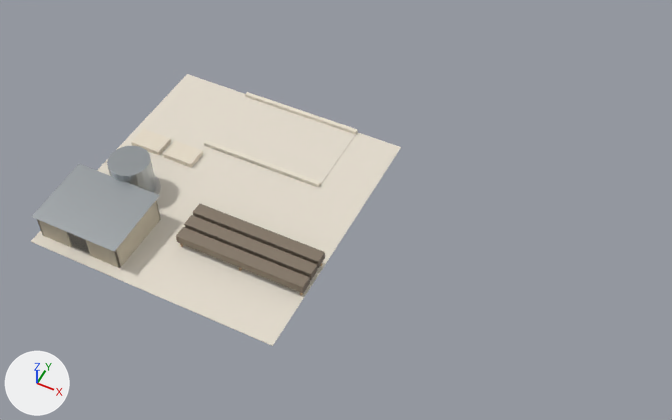
One commit to the glTF model models/infrastructure.glb: the scene before it, then after it.
The view is the same before and after, from a camera (50 mm lens) standing at (35.9, -34.9, 60.8) and looking at (12.0, 13.0, 0.9). Arrows for +X, +Y and +Z are at lower left; the lights stay in place. The first picture is the older version. Where no turn or scale is listed for an object, it has been applied to the vertices. Vertices at exactly the same position are counted once.

The first picture shows 'board and batten', 'bronze', 'dirt', 'gravel', 'standing-seam metal', 'stone' and 1 more.
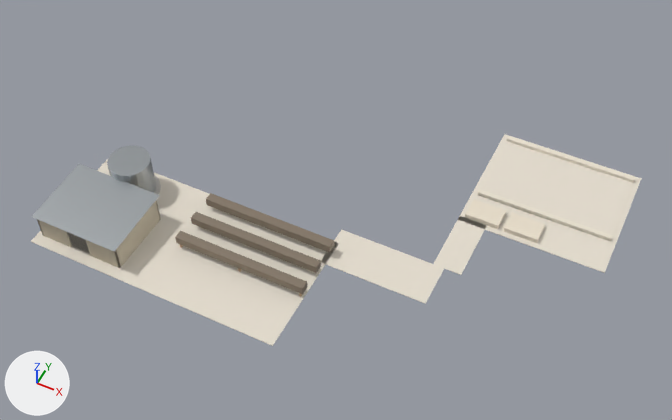
Boxes (x1, y1, x2, y2) around the edits, measured in the pictures (672 x 420 px; the box of a moved part takes in the faces that stretch with it):
'gravel', reshaped (65% wider, 22% shorter): before (31, 74, 401, 346); after (31, 134, 641, 346)
'bronze', reshaped (7% wider, 13% taller): before (176, 204, 325, 293); after (175, 193, 334, 294)
'stone', moved: before (204, 92, 358, 187); after (478, 136, 635, 241)
'dirt', moved: before (132, 129, 203, 168); after (465, 199, 545, 243)
part 1 of me_gravel, moved or reshaped: before (207, 97, 356, 187); after (321, 229, 444, 304)
part 2 of me_gravel, added (pale yellow): after (433, 217, 487, 275)
part 3 of me_gravel, added (pale yellow): after (458, 134, 641, 273)
part 4 of me_gravel, added (pale yellow): after (480, 141, 633, 241)
part 5 of me_gravel, moved or reshaped: before (31, 74, 401, 346); after (31, 159, 336, 346)
part 6 of me_bronze, moved or reshaped: before (176, 227, 310, 293); after (175, 231, 307, 294)
part 7 of me_bronze, moved or reshaped: before (184, 215, 317, 280); after (191, 212, 321, 273)
part 8 of me_bronze, moved or reshaped: before (193, 204, 325, 268); after (206, 193, 334, 253)

What changed in the scene script:
```text
Change me_gravel:
    used by ob_gravel; location = (0.0, 0.0, 0.0)
    remove me_gravel.from_pydata(...)  # 20 vertices, 32 faces; spans x -10.0..13.5, y -1.0..23.5, z -0.1..0.1
    add me_gravel.from_pydata(...)  # 50 vertices, 80 faces; spans x -10.0..34.5, y -1.0..29.5, z -0.1..0.1
    me_gravel part 1: the loose piece of 10 vertices spanning x -3.0..9.0, y 15.5..23.5, z 0.0..0.1 is scaled about its middle by (0.792, 0.5, 0.833), then moved by (14.8, -9.5, -0.1)
    me_gravel part 2: the loose piece of 10 vertices spanning x -3.0..9.0, y 15.5..23.5, z 0.0..0.1 is copied, and the copy is scaled about its middle by (0.208, 0.75, 0.833), then moved by (19.7, -4.5, -0.1); it spans x 21.5..24.0, y 12.0..18.0, z -0.1..0.0
    me_gravel part 3: the loose piece of 10 vertices spanning x -3.0..9.0, y 15.5..23.5, z 0.0..0.1 is copied, and the copy is scaled about its middle by (1.08, 1.5, 0.833), then moved by (25.0, 4.0, -0.1); it spans x 21.5..34.5, y 17.5..29.5, z -0.1..0.0
    me_gravel part 4: the loose piece of 10 vertices spanning x -3.0..9.0, y 15.5..23.5, z 0.0..0.1 is copied, and the copy is moved by (25.0, 5.5, 0.0); it spans x 22.0..34.0, y 21.0..29.0, z 0.0..0.1
    me_gravel part 5: 6 vertices removed from x -10.0..13.5, y 11.2..23.5, z -0.1..0.0; 6 vertices added at x -10.0..13.5, y 4.8..10.5, z -0.1..0.0
Change me_bronze:
    used by ob_bronze; location = (0.0, 0.0, 0.0)
    remove me_bronze.from_pydata(...)  # 30 vertices, 54 faces; spans x 1.5..13.5, y 4.1..7.9, z 0.6..1.7
    add me_bronze.from_pydata(...)  # 30 vertices, 54 faces; spans x 1.5..13.5, y 4.0..9.6, z 0.6..1.35
    me_bronze part 6: the loose piece of 10 vertices spanning x 1.5..13.5, y 4.1..5.23, z 0.6..1.4 is scaled about its middle by (1, 0.706, 0.938), then moved by (0.0, -0.27, -0.02)
    me_bronze part 7: the loose piece of 10 vertices spanning x 1.5..13.5, y 5.43..6.57, z 0.75..1.55 is scaled about its middle by (1, 0.706, 0.938), then moved by (0.0, 0.8, -0.17)
    me_bronze part 8: the loose piece of 10 vertices spanning x 1.5..13.5, y 6.77..7.9, z 0.9..1.7 is scaled about its middle by (1, 0.706, 0.937), then moved by (0.0, 1.87, -0.32)
Change me_dirt:
    used by ob_dirt; location = (0.0, 0.0, 0.0)
    remove me_dirt.from_pydata(...)  # 20 vertices, 32 faces; spans x -9.0..-2.5, y 12.5..14.5, z 0.0..0.45
    add me_dirt.from_pydata(...)  # 20 vertices, 32 faces; spans x 22.0..28.5, y 18.0..20.0, z 0.0..0.45
    me_dirt part 9: the whole mesh is moved by (31.0, 5.5, 0.0)
Change me_stone:
    used by ob_stone; location = (0.0, 0.0, 0.0)
    remove me_stone.from_pydata(...)  # 20 vertices, 32 faces; spans x -3.0..9.0, y 15.5..23.5, z 0.0..0.35
    add me_stone.from_pydata(...)  # 20 vertices, 32 faces; spans x 22.0..34.0, y 21.0..29.0, z 0.0..0.35
    me_stone part 10: the whole mesh is moved by (25.0, 5.5, 0.0)
```
